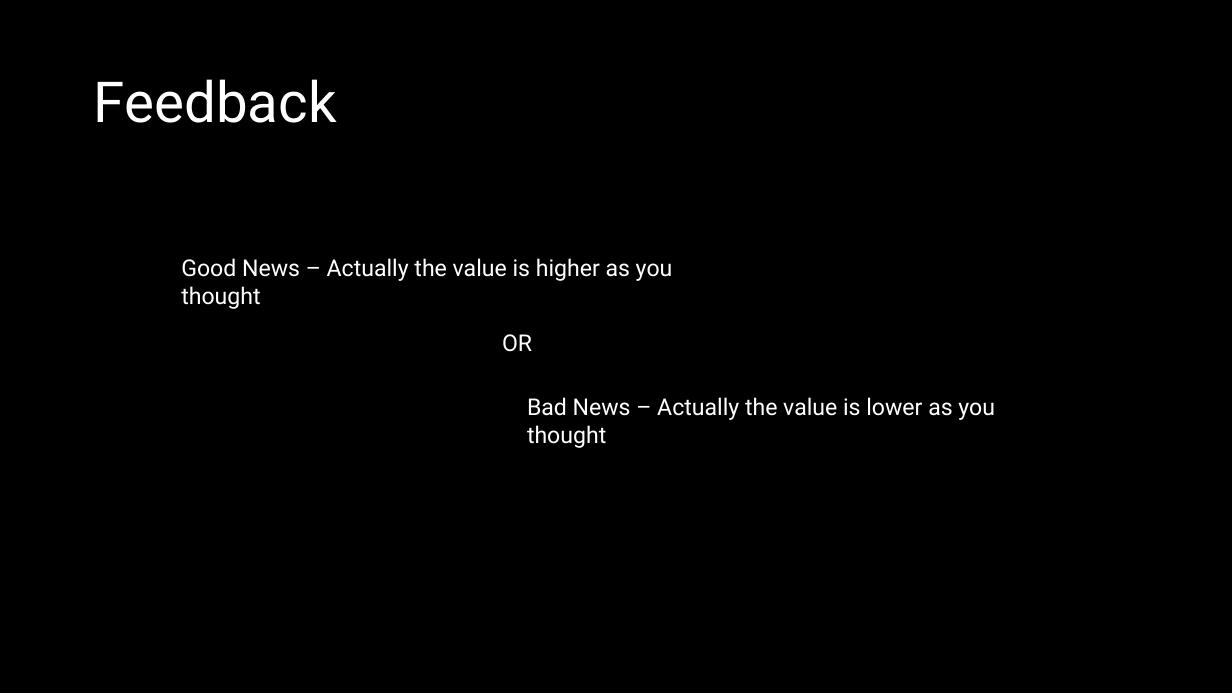
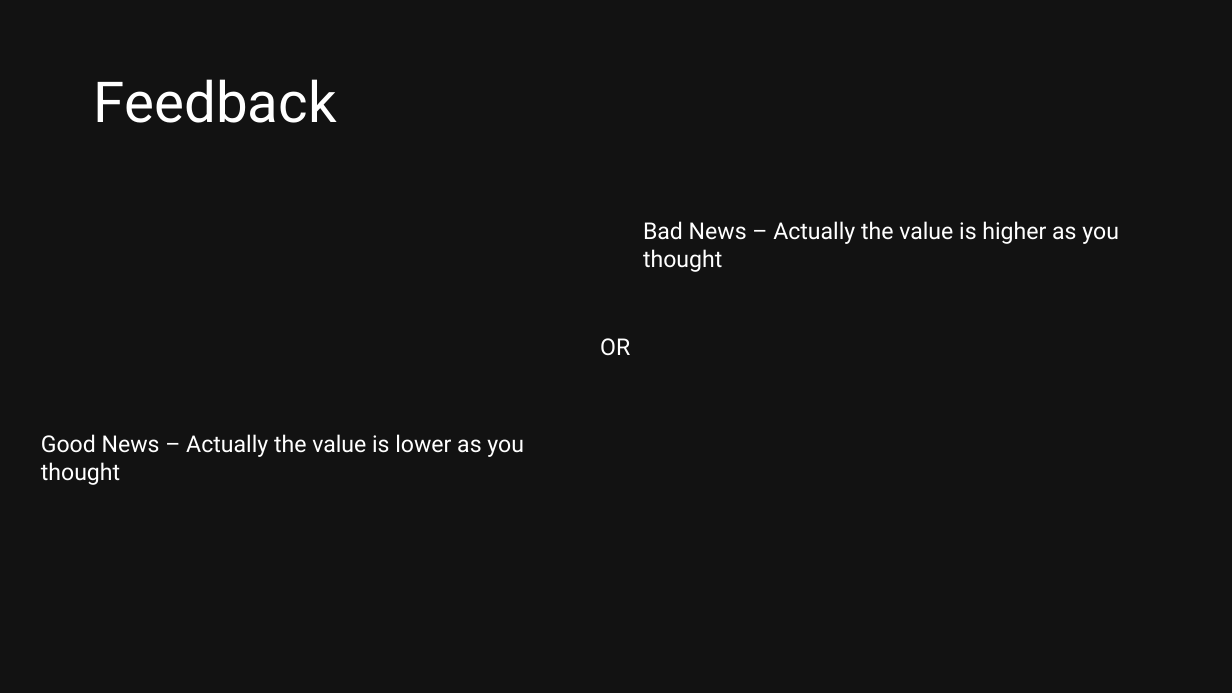
Before and after one commit to Nomandes/social_science_replication_good_news, a slide deck: slide 4 of replication_presentation.pptx. Drawn at 1232x693 pixels with LibreOffice and Linux fonts; fonts in the diff are those of the drawing. Boxes give left, top, right and bottom in pixels: in the first picture for what was removed or moved away, otherwise in the second. Text is boxed around its words. In the diff, an @@ line names an element or a change of style, - is before the commit and + after.

Commit message:
changed presentation

```diff
--- a/replication_presentation.pptx
+++ b/replication_presentation.pptx
@@ background #000000 to #121212 @@
@@ text at [643,221,1119,244]: text changed @@
-Bad News – Actually the value is lower as you thought
+Bad News – Actually the value is higher as you thought
@@ text "OR": place and size @@
-text "OR" at [502,334,532,352]
+text "OR" at [600,338,630,356]
@@ text at [41,434,524,457]: text changed @@
-Good News – Actually the value is higher as you thought
+Good News – Actually the value is lower as you thought
```
Also in this commit, not shown: 4 other slides changed, 5 slides added, 3 slides removed.
